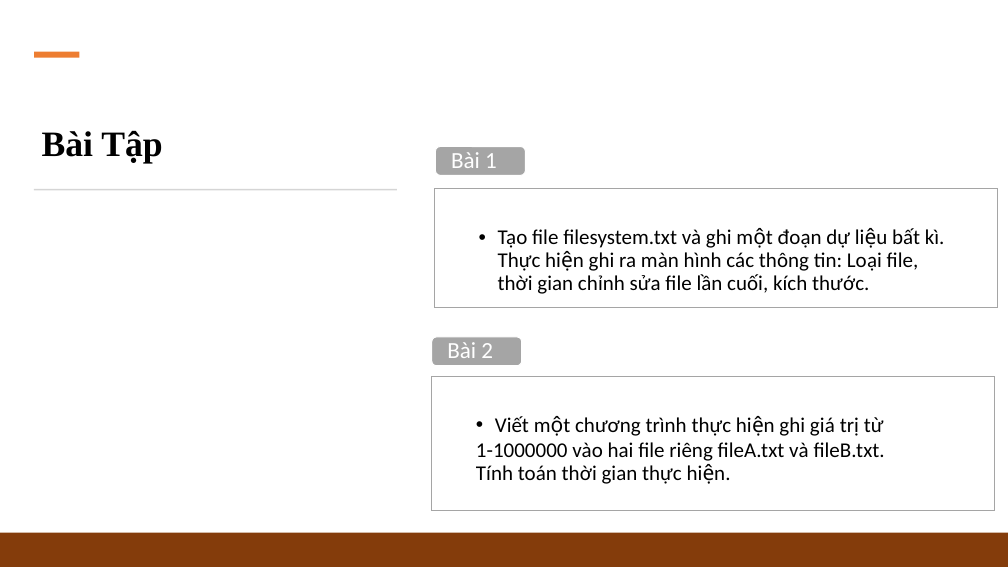
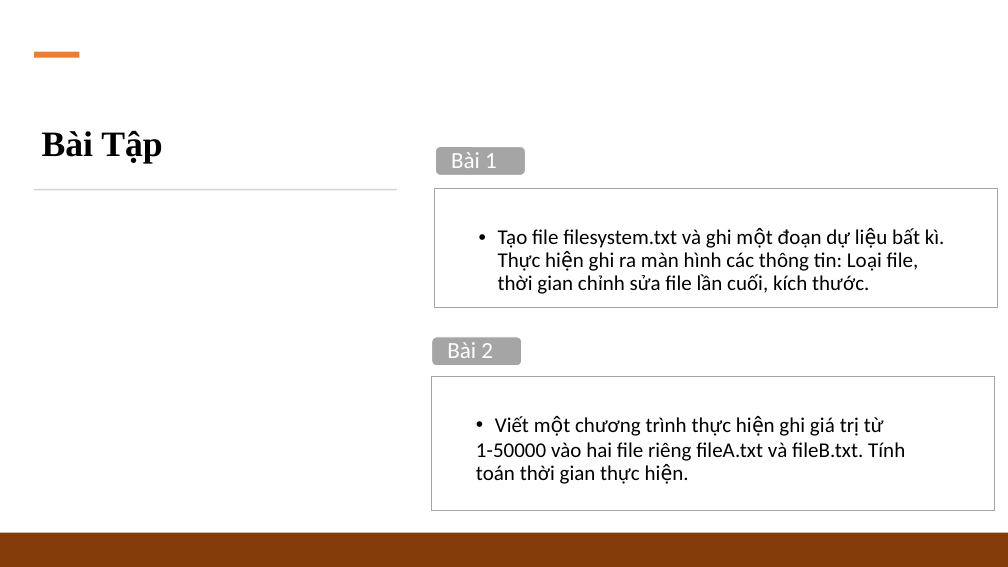
Before and after one commit to Slayder97/Linux-Programming-N-System, a slide deck: slide 6 of slides/2_Linux-File-System.pptx. Drawn at 1008x567 pixels with LibreOffice and Linux fonts; fonts in the diff are those of the drawing. Boxes give left, top, right and bottom in pixels: in the first picture for what was removed or moved away, otherwise in the second. Text is boxed around its words. In the diff, an @@ line names an element or a change of style, - is before the commit and + after.

```diff
--- a/slides/2_Linux-File-System.pptx
+++ b/slides/2_Linux-File-System.pptx
@@ text at [476, 442, 905, 484]: text changed @@
-  1-1000000 vào hai file riêng fileA.txt và fileB.txt. Tính toán thời gian thực hiện.
+  1-50000 vào hai file riêng fileA.txt và fileB.txt. Tính toán thời gian thực hiện.
```
Also in this commit, not shown: 9 other slides changed, 5 slides added, 16 other files.
